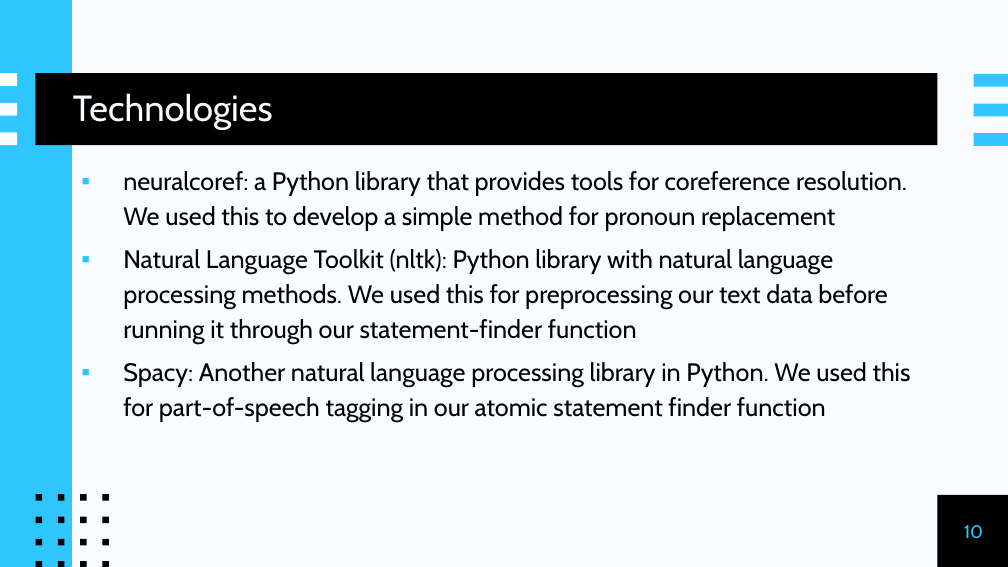
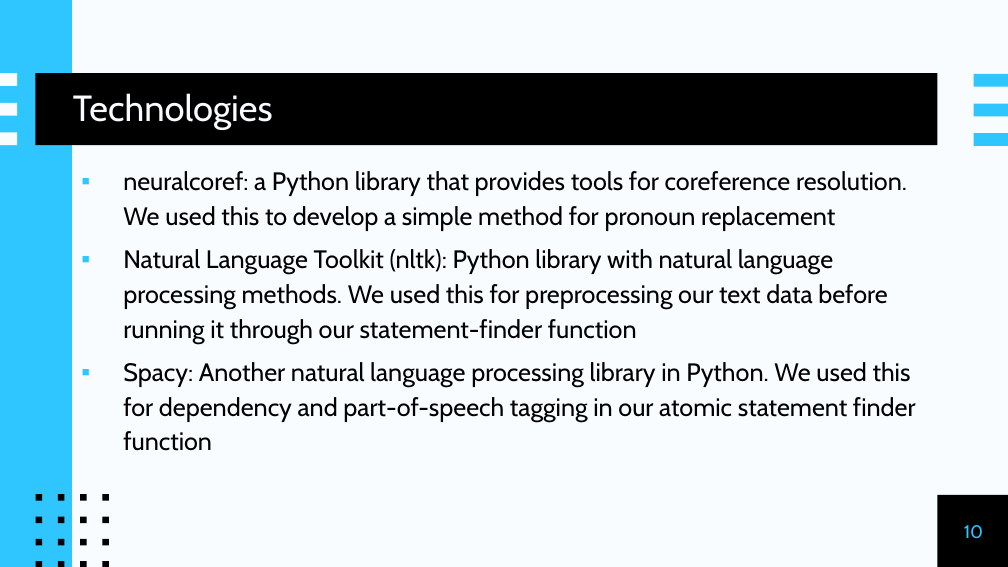
Before and after one commit to anease/senior-design, a slide deck: slide 10 of DeceptionDetective.pptx. Drawn at 1008x567 pixels with LibreOffice and Linux fonts; fonts in the diff are those of the drawing. Boxes give left, top, right and bottom in pixels: in the first picture for what was removed or moved away, otherwise in the second. Text is boxed around its words. In the diff, an @@ line names an element or a change of style, - is before the commit and + after.

```diff
--- a/DeceptionDetective.pptx
+++ b/DeceptionDetective.pptx
@@ text at bbox=[123, 362, 916, 451]: text changed @@
-▪ Spacy: Another natural language processing library in Python. We used this for part-of-speech tagging in our atomic statement finder function
+▪ Spacy: Another natural language processing library in Python. We used this for dependency and part-of-speech tagging in our atomic statement finder function
```
Also in this commit, not shown: 1 other slide changed, 1 other file.
